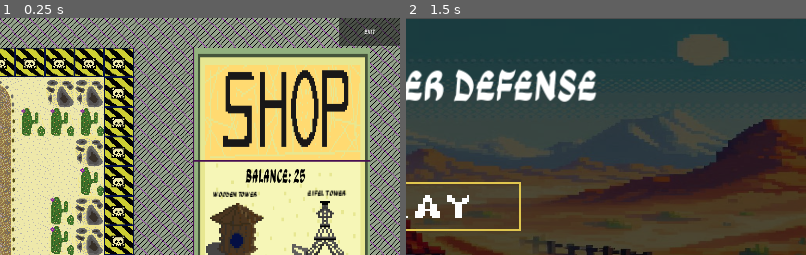
Above: before the commit, frames 1-2 (left to right).
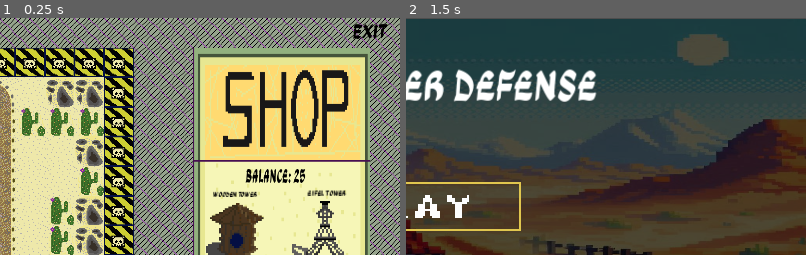
Above: after the commit, the same moments.

Repository: viselogya/FAMCS_TD_GAME_GODOT
Game: Godot game, scene res://Towers/level_2.tscn
Two runs of this game, one before a commit and one after it. Both use one fixed random seed, a clock stepped at 60 frames per second and the inputs below. This scene is started directly instead of the project's main scene. Sound files missing from this copy of the repository are replaced by a short silence.
Inputs (mouse positions are % of the whole screen's width and height, from its top left):
- Up to frame 1 (0.25 s): no input
- Up to frame 2 (1.5 s): click (42, 3) at 0.52 s; tap Enter at 1.25 s; move the mouse to (72, 45) at 1.27 s; click (72, 45) at 1.42 s
The pictures show only the part of the screen within x 50-100%, y 0-50%; the shares and areas given below are measured in that part.

The runs differ from the first frame. In frame 1, 1.5% of the frame differs, in the area x 84-100%, y 0-12%; in frame 2, nothing differs.

Commit message:
пару незначительных изменений и добавил возможность играть на андроиде

Diff:
--- a/Enemies/EnemyDinosaur.tscn
+++ b/Enemies/EnemyDinosaur.tscn
@@ -52,6 +52,7 @@
 autoplay = "right"
 
 [node name="unit_stats" parent="." instance=ExtResource("6_ven1b")]
+visible = false
 
 [node name="HitBox" type="Area2D" parent="."]
 collision_layer = 4
--- a/Enemies/EnemyKnight.tscn
+++ b/Enemies/EnemyKnight.tscn
@@ -52,6 +52,7 @@
 autoplay = "right"
 
 [node name="unit_stats" parent="." instance=ExtResource("5_gm3q7")]
+visible = false
 position = Vector2(-19, -131)
 
 [node name="HitBox" type="Area2D" parent="."]
--- a/Enemies/EnemyRobot.tscn
+++ b/Enemies/EnemyRobot.tscn
@@ -53,6 +53,7 @@
 frame_progress = 0.563853
 
 [node name="unit_stats" parent="." instance=ExtResource("6_bfihl")]
+visible = false
 position = Vector2(-25, -104)
 
 [node name="HItBox" type="Area2D" parent="."]
--- a/Enemies/EnemySkeleton.tscn
+++ b/Enemies/EnemySkeleton.tscn
@@ -52,6 +52,7 @@
 autoplay = "right"
 
 [node name="unit_stats" parent="." instance=ExtResource("6_u45av")]
+visible = false
 position = Vector2(-22, -130)
 
 [node name="HitBox" type="Area2D" parent="."]
--- a/Enemies/EnemyStoneGolem.tscn
+++ b/Enemies/EnemyStoneGolem.tscn
@@ -52,6 +52,7 @@
 autoplay = "right"
 
 [node name="unit_stats" parent="." instance=ExtResource("6_yhthp")]
+visible = false
 
 [node name="HitBox" type="Area2D" parent="."]
 collision_layer = 4
--- a/Levels_menu.gd
+++ b/Levels_menu.gd
@@ -1,16 +1,16 @@
 extends Node2D
 
-func _on_go_to_level_1_pressed():
-	get_tree().change_scene_to_file("res://level_1.tscn")
+func _on_menu_button_pressed():
+	get_tree().change_scene_to_file("res://menu.tscn")
 
 
-func _on_go_to_level_2_pressed():
+func _on_third_level_button_pressed():
+	get_tree().change_scene_to_file("res://Towers/level_3.tscn")
+
+
+func _on_second_level_button_pressed():
 	get_tree().change_scene_to_file("res://Towers/level_2.tscn")
 
 
-func _on_button_pressed():
-	get_tree().change_scene_to_file("res://Towers/level_3.tscn")
-
-
-func _on_back_to_menu_pressed():
-	get_tree().change_scene_to_file("res://menu.tscn")
+func _on_first_level_button_pressed():
+	get_tree().change_scene_to_file("res://level_1.tscn")
--- a/Levels_menu.tscn
+++ b/Levels_menu.tscn
@@ -9,6 +9,12 @@
 
 [sub_resource type="CanvasItemMaterial" id="CanvasItemMaterial_iusug"]
 blend_mode = 3
+
+[sub_resource type="RectangleShape2D" id="RectangleShape2D_bxnoh"]
+size = Vector2(92, 23)
+
+[sub_resource type="RectangleShape2D" id="RectangleShape2D_nh12f"]
+size = Vector2(91, 23)
 
 [node name="Levels_menu" type="Node2D"]
 script = ExtResource("1_t8o1s")
@@ -25,12 +31,10 @@
 scale = Vector2(5, 5)
 texture = ExtResource("3_0x5r0")
 
-[node name="go_to_level_1" type="Button" parent="Sprite2D2"]
-offset_left = -46.0
-offset_top = -22.0
-offset_right = 47.0
-offset_bottom = 2.0
-flat = true
+[node name="FirstLevelButton" type="TouchScreenButton" parent="Sprite2D2"]
+position = Vector2(0.599998, -9.8)
+scale = Vector2(1, 1)
+shape = SubResource("RectangleShape2D_bxnoh")
 
 [node name="Sprite2D3" type="Sprite2D" parent="."]
 texture_filter = 5
@@ -38,12 +42,10 @@
 scale = Vector2(5, 5)
 texture = ExtResource("4_cg60e")
 
-[node name="go_to_level_2" type="Button" parent="Sprite2D3"]
-offset_left = -46.0
-offset_top = -22.0
-offset_right = 47.0
-offset_bottom = 2.0
-flat = true
+[node name="SecondLevelButton" type="TouchScreenButton" parent="Sprite2D3"]
+position = Vector2(0.799995, -10)
+scale = Vector2(1, 1)
+shape = SubResource("RectangleShape2D_bxnoh")
 
 [node name="Sprite2D4" type="Sprite2D" parent="."]
 texture_filter = 5
@@ -51,12 +53,9 @@
 scale = Vector2(5, 5)
 texture = ExtResource("5_4ci3s")
 
-[node name="Button" type="Button" parent="Sprite2D4"]
-offset_left = -46.0
-offset_top = -22.0
-offset_right = 47.0
-offset_bottom = 2.0
-flat = true
+[node name="ThirdLevelButton" type="TouchScreenButton" parent="Sprite2D4"]
+position = Vector2(0.6, -10)
+shape = SubResource("RectangleShape2D_bxnoh")
 
 [node name="Sprite2D5" type="Sprite2D" parent="."]
 texture_filter = 5
@@ -64,14 +63,11 @@
 scale = Vector2(4, 4)
 texture = ExtResource("6_iy5a7")
 
-[node name="back_to_menu" type="Button" parent="Sprite2D5"]
-offset_left = -46.0
-offset_top = -22.0
-offset_right = 47.0
-offset_bottom = 2.0
-flat = true
+[node name="menuButton" type="TouchScreenButton" parent="Sprite2D5"]
+position = Vector2(0.5, -9.75)
+shape = SubResource("RectangleShape2D_nh12f")
 
-[connection signal="pressed" from="Sprite2D2/go_to_level_1" to="." method="_on_go_to_level_1_pressed"]
-[connection signal="pressed" from="Sprite2D3/go_to_level_2" to="." method="_on_go_to_level_2_pressed"]
-[connection signal="pressed" from="Sprite2D4/Button" to="." method="_on_button_pressed"]
-[connection signal="pressed" from="Sprite2D5/back_to_menu" to="." method="_on_back_to_menu_pressed"]
+[connection signal="pressed" from="Sprite2D2/FirstLevelButton" to="." method="_on_first_level_button_pressed"]
+[connection signal="pressed" from="Sprite2D3/SecondLevelButton" to="." method="_on_second_level_button_pressed"]
+[connection signal="pressed" from="Sprite2D4/ThirdLevelButton" to="." method="_on_third_level_button_pressed"]
+[connection signal="pressed" from="Sprite2D5/menuButton" to="." method="_on_menu_button_pressed"]
--- a/Towers/level_2.tscn
+++ b/Towers/level_2.tscn
@@ -168,6 +168,9 @@
 }
 point_count = 10
 
+[sub_resource type="RectangleShape2D" id="RectangleShape2D_4ahho"]
+size = Vector2(91, 23)
+
 [node name="Level_2" type="Node2D"]
 scale = Vector2(0.5, 0.5)
 script = ExtResource("1_d67jg")
@@ -207,11 +210,8 @@
 scale = Vector2(4, 4)
 texture = ExtResource("22_owlh7")
 
-[node name="back_to_menu" type="Button" parent="Sprite2D"]
-offset_left = -49.0
-offset_top = -22.0
-offset_right = 47.0
-offset_bottom = 2.0
-flat = true
-
-[connection signal="pressed" from="Sprite2D/back_to_menu" to="." method="_on_back_to_menu_pressed"]
+[node name="to_menu" type="TouchScreenButton" parent="Sprite2D"]
+position = Vector2(0.5, -10)
+shape = SubResource("RectangleShape2D_4ahho")
+
+[connection signal="pressed" from="Sprite2D/to_menu" to="." method="_on_to_menu_pressed"]
--- a/Towers/level_3.tscn
+++ b/Towers/level_3.tscn
@@ -168,6 +168,9 @@
 }
 point_count = 16
 
+[sub_resource type="RectangleShape2D" id="RectangleShape2D_isyen"]
+size = Vector2(91, 23)
+
 [node name="Level_3" type="Node2D"]
 scale = Vector2(0.5, 0.5)
 script = ExtResource("1_ptho4")
@@ -207,11 +210,8 @@
 scale = Vector2(4, 4)
 texture = ExtResource("22_cxv0j")
 
-[node name="back_to_menu" type="Button" parent="Sprite2D"]
-offset_left = -49.0
-offset_top = -22.0
-offset_right = 47.0
-offset_bottom = 2.0
-flat = true
-
-[connection signal="pressed" from="Sprite2D/back_to_menu" to="." method="_on_back_to_menu_pressed"]
+[node name="to_menu" type="TouchScreenButton" parent="Sprite2D"]
+position = Vector2(0.5, -10)
+shape = SubResource("RectangleShape2D_isyen")
+
+[connection signal="pressed" from="Sprite2D/to_menu" to="." method="_on_to_menu_pressed"]
--- a/level.gd
+++ b/level.gd
@@ -95,5 +95,5 @@
 	switch_build_mode()
 
 
-func _on_back_to_menu_pressed():
+func _on_to_menu_pressed():
 	get_tree().change_scene_to_file("res://menu.tscn")
--- a/level_1.tscn
+++ b/level_1.tscn
@@ -168,6 +168,9 @@
 }
 point_count = 19
 
+[sub_resource type="RectangleShape2D" id="RectangleShape2D_5mg70"]
+size = Vector2(91, 23)
+
 [node name="Level_1" type="Node2D"]
 scale = Vector2(0.5, 0.5)
 script = ExtResource("1_vwa21")
@@ -206,11 +209,8 @@
 scale = Vector2(4, 4)
 texture = ExtResource("22_0rqdi")
 
-[node name="back_to_menu" type="Button" parent="Sprite2D"]
-offset_left = -49.0
-offset_top = -22.0
-offset_right = 47.0
-offset_bottom = 2.0
-flat = true
-
-[connection signal="pressed" from="Sprite2D/back_to_menu" to="." method="_on_back_to_menu_pressed"]
+[node name="to_menu" type="TouchScreenButton" parent="Sprite2D"]
+position = Vector2(0.5, -10)
+shape = SubResource("RectangleShape2D_5mg70")
+
+[connection signal="pressed" from="Sprite2D/to_menu" to="." method="_on_to_menu_pressed"]
--- a/project.godot
+++ b/project.godot
@@ -23,6 +23,7 @@
 
 window/size/viewport_width=1296
 window/size/viewport_height=768
+window/size/mode=3
 window/stretch/mode="canvas_items"
 
 [input]
@@ -51,3 +52,4 @@
 
 renderer/rendering_method="gl_compatibility"
 renderer/rendering_method.mobile="gl_compatibility"
+textures/vram_compression/import_etc2_astc=true
--- a/upper_menu_on_level.tscn
+++ b/upper_menu_on_level.tscn
@@ -1,7 +1,10 @@
-[gd_scene load_steps=3 format=3 uid="uid://cw4ni3jrkjk0h"]
+[gd_scene load_steps=4 format=3 uid="uid://cw4ni3jrkjk0h"]
 
 [ext_resource type="Script" path="res://upper_menu_on_level.gd" id="1_j2p1j"]
 [ext_resource type="FontFile" uid="uid://bgrcc2vqd6riw" path="res://GaMaamli-Regular.ttf" id="1_v7gxy"]
+
+[sub_resource type="RectangleShape2D" id="RectangleShape2D_1vu7u"]
+size = Vector2(201, 90)
 
 [node name="upper_menu_on_level" type="HBoxContainer"]
 offset_right = 2594.0
@@ -18,12 +21,19 @@
 theme_override_font_sizes/font_size = 30
 text = "number_of_waves"
 
-[node name="Exit_button" type="Button" parent="."]
-custom_minimum_size = Vector2(200, 0)
-layout_mode = 2
+[node name="exit_button" type="TouchScreenButton" parent="."]
+position = Vector2(2494, 45)
+shape = SubResource("RectangleShape2D_1vu7u")
+
+[node name="Label" type="Label" parent="exit_button"]
+offset_left = -100.0
+offset_top = -44.0
+offset_right = 101.0
+offset_bottom = 46.0
+theme_override_colors/font_color = Color(0, 0, 0, 1)
 theme_override_fonts/font = ExtResource("1_v7gxy")
-theme_override_font_sizes/font_size = 20
-text = "Exit
-"
+theme_override_font_sizes/font_size = 65
+text = "Exit"
+horizontal_alignment = 1
 
-[connection signal="pressed" from="Exit_button" to="." method="_on_exit_button_pressed"]
+[connection signal="pressed" from="exit_button" to="." method="_on_exit_button_pressed"]
Not shown: 1 places in Levels_menu.tscn that only renumber resources
Not shown: 1 places in Towers/level_2.tscn that only renumber resources
Not shown: 1 places in Towers/level_3.tscn that only renumber resources
Not shown, changed: export_presets.cfg
Not shown: 1 places in level_1.tscn that only renumber resources
Not shown, added: Sounds/презетация.pdf
